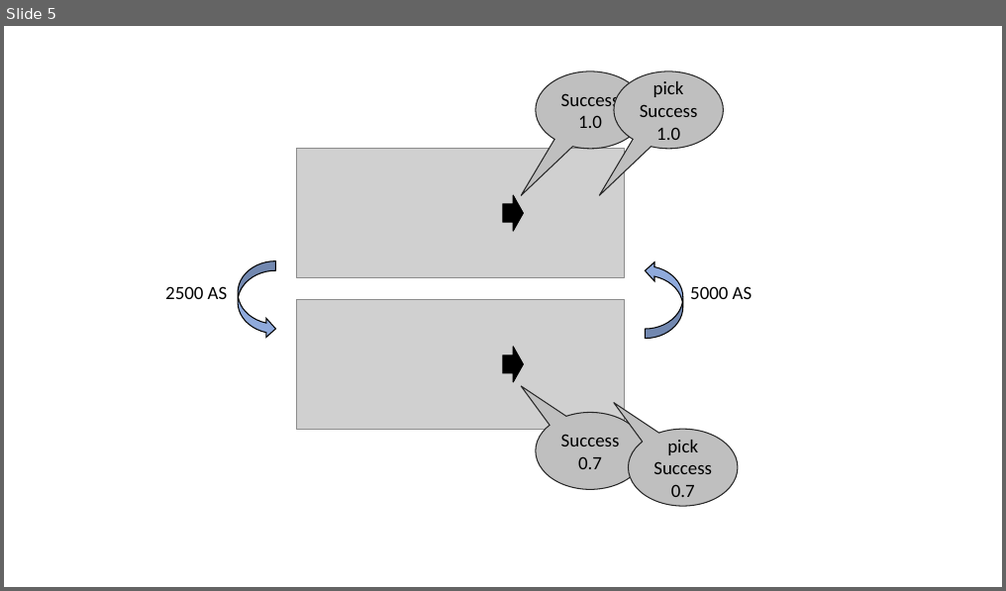
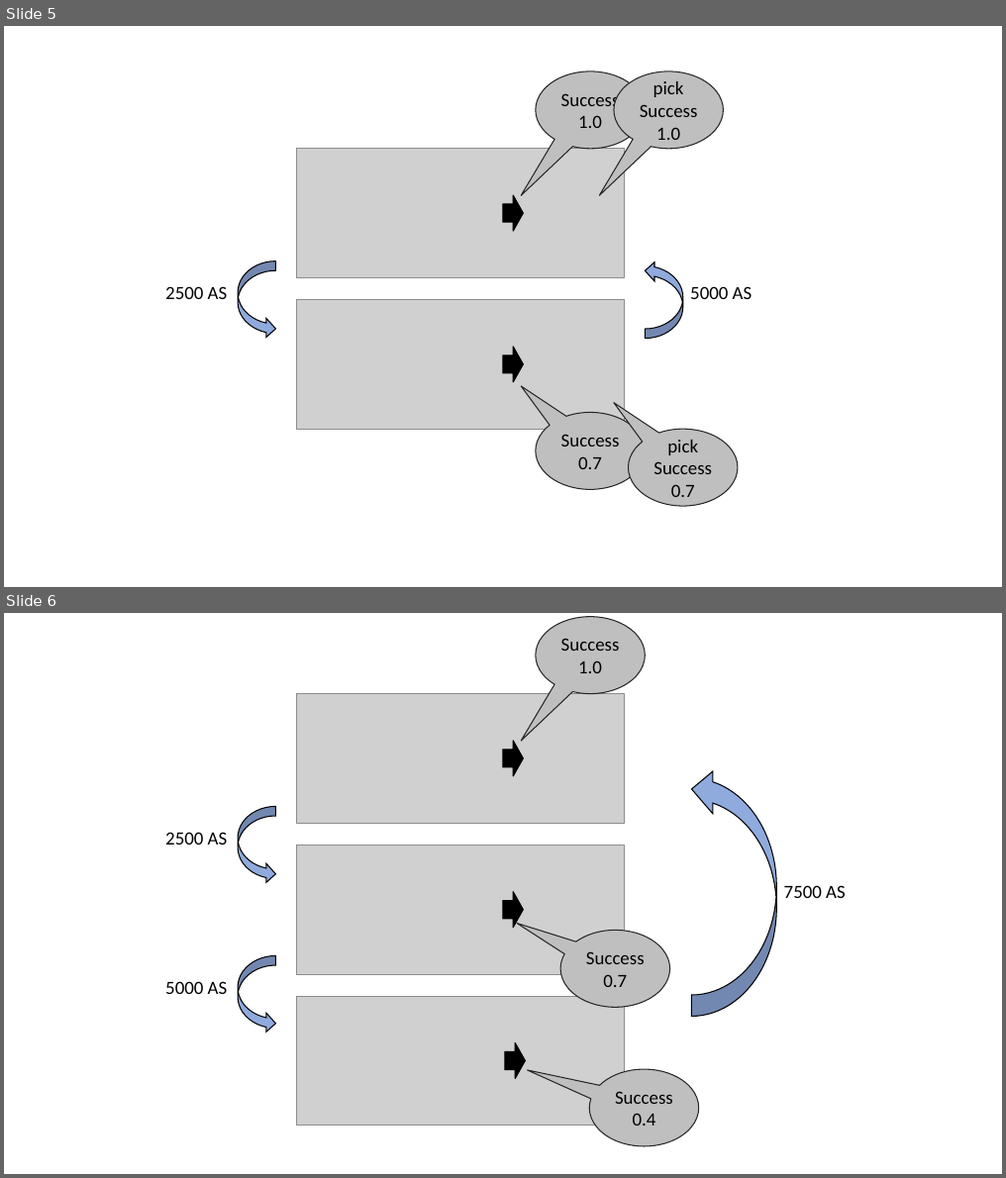
Before and after one commit to iidachihiro/HybridLearning, a slide deck: resources/images/figure.pptx. Shown one above the other, each under a label of ours: slide 5 before the commit, slides 5 and 6 after it. The pictures are 1006x591 and 1006x1178 pixels, drawn with LibreOffice and Linux fonts; fonts in the diff are those of the drawing; grey boxes stand for pictures. Boxes give left, top, right and bottom in pixels: in the first picture for what was removed or moved away, otherwise in the second. Text is boxed around its words. In the diff, an @@ line names an element or a change of style, - is before the commit and + after.

```diff
--- a/resources/images/figure.pptx
+++ b/resources/images/figure.pptx
@@ slide 6 added at (x1=4, y1=613, x2=1002, y2=1174), background #FFFFFF @@
@@ speech bubble added at (x1=536, y1=617, x2=645, y2=694), fill #BFBFBF, outline #262626 1 pt, 18 pt, text #000000 @@
+Success
+1.0
@@ picture added at (x1=296, y1=694, x2=625, y2=823) @@
@@ right arrow added at (x1=503, y1=741, x2=524, y2=776), fill #000000, outline #000000 1 pt @@
@@ curved right arrow added at (x1=692, y1=768, x2=777, y2=1017), fill #8FAADC, outline #000000 1 pt @@
@@ curved right arrow added at (x1=238, y1=807, x2=275, y2=884), fill #8FAADC, outline #000000 1 pt @@
@@ text added at (x1=165, y1=832, x2=228, y2=845), 18 pt, text #000000 @@
+2500 AS
@@ picture added at (x1=296, y1=845, x2=625, y2=974) @@
@@ right arrow added at (x1=503, y1=891, x2=524, y2=928), fill #000000, outline #000000 1 pt @@
@@ text added at (x1=784, y1=885, x2=846, y2=898), 18 pt, text #000000 @@
+7500 AS
@@ speech bubble added at (x1=561, y1=931, x2=670, y2=1008), fill #BFBFBF, outline #262626 1 pt, 18 pt, text #000000 @@
+Success
+0.7
@@ curved right arrow added at (x1=238, y1=956, x2=275, y2=1033), fill #8FAADC, outline #000000 1 pt @@
@@ text added at (x1=165, y1=981, x2=228, y2=994), 18 pt, text #000000 @@
+5000 AS
@@ picture added at (x1=296, y1=996, x2=625, y2=1126) @@
@@ right arrow added at (x1=505, y1=1043, x2=525, y2=1078), fill #000000, outline #000000 1 pt @@
@@ speech bubble added at (x1=589, y1=1069, x2=699, y2=1147), fill #BFBFBF, outline #262626 1 pt, 18 pt, text #000000 @@
+Success
+0.4
```
Also in this commit, not shown: 12 other files.
